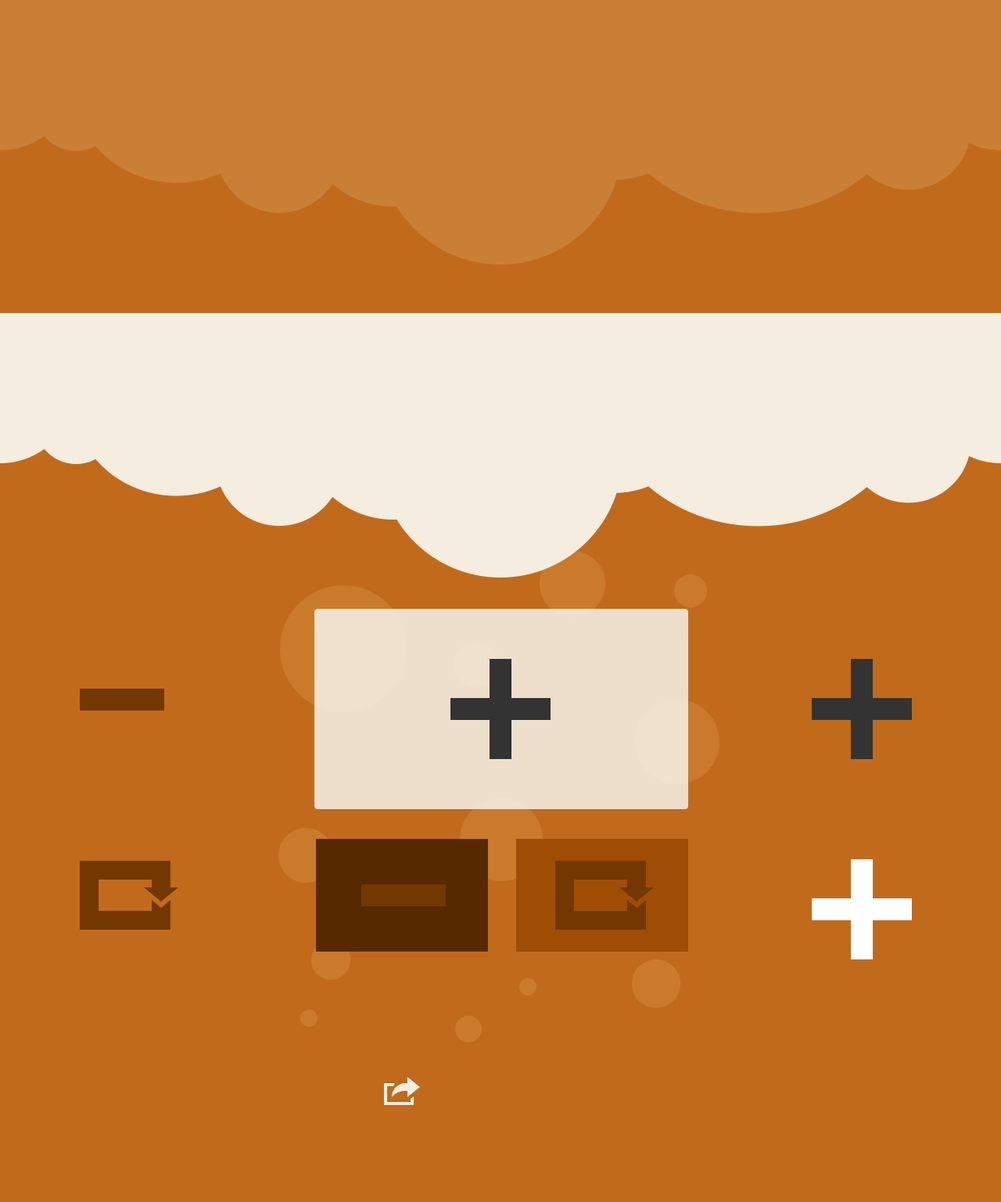
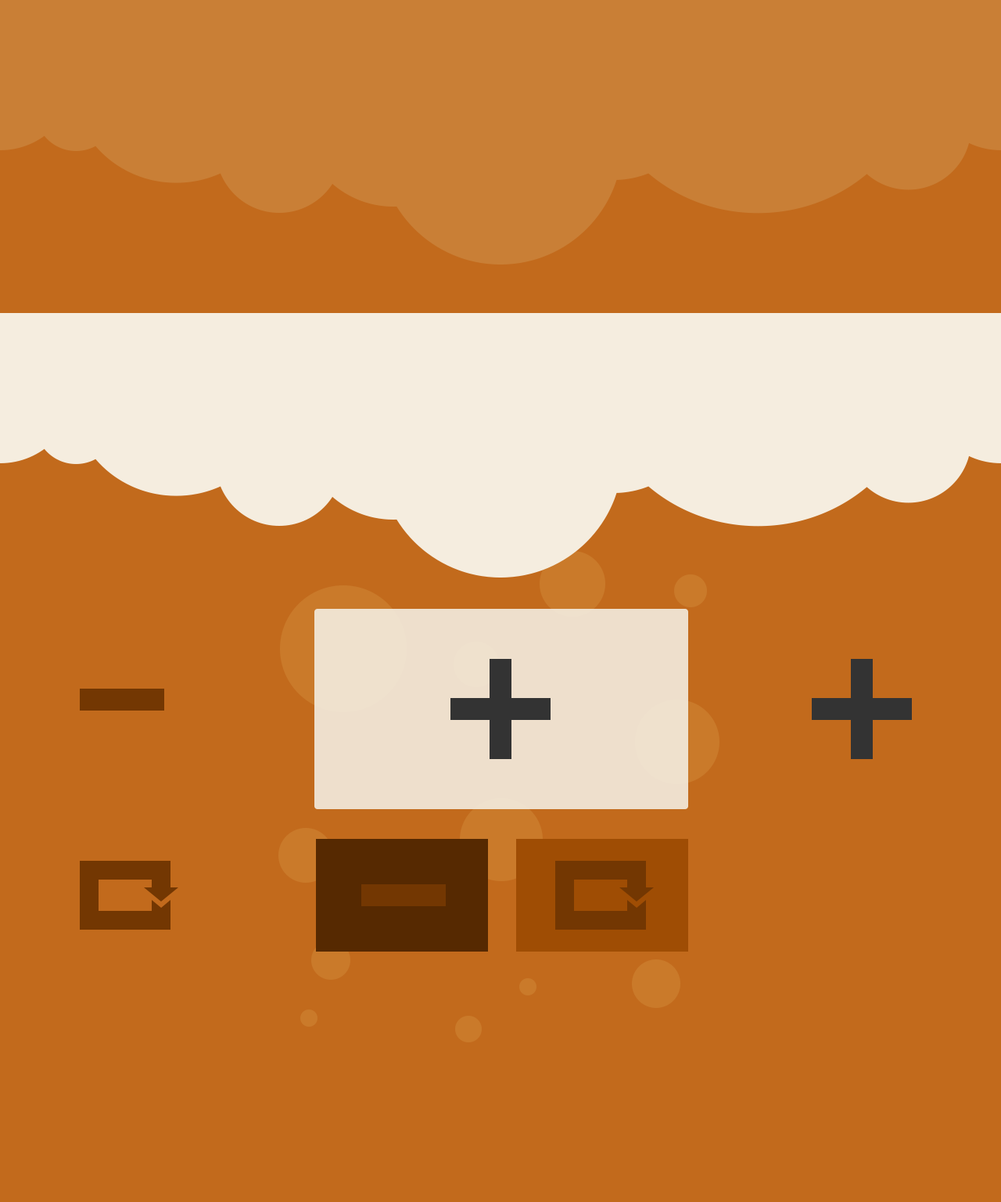
Layers edited between the first and the second 1001×1202 image:
removed layer "share button" over [384, 1076, 421, 1105]
removed layer "Rectangle 2" (2nd of 7, in "add") from group "add" over [812, 859, 913, 960]
